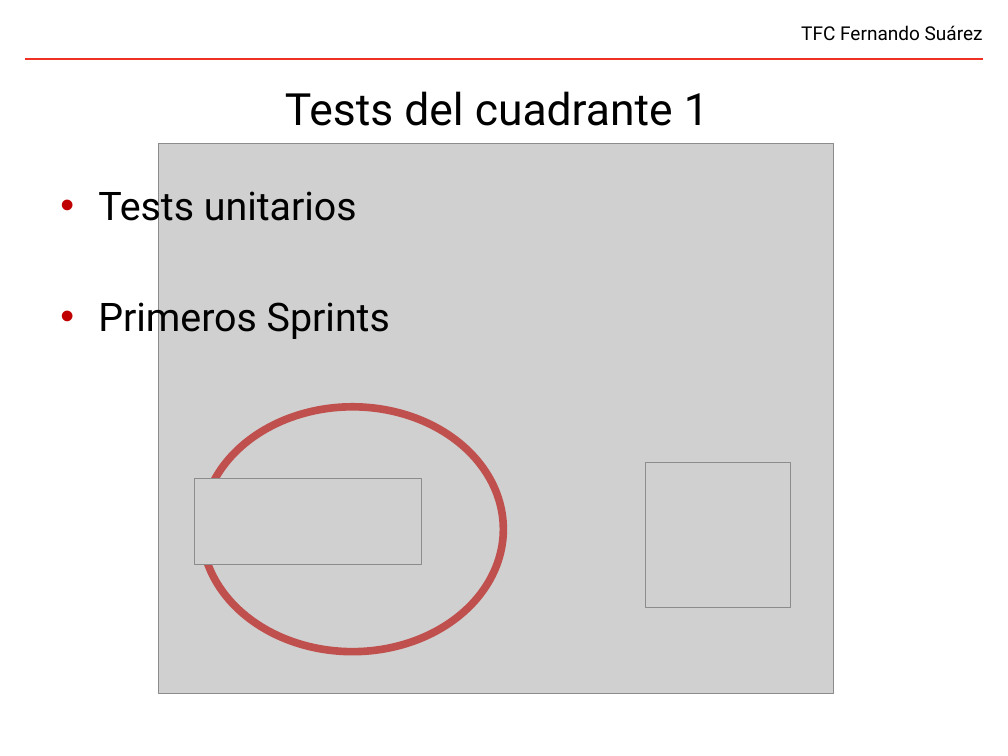
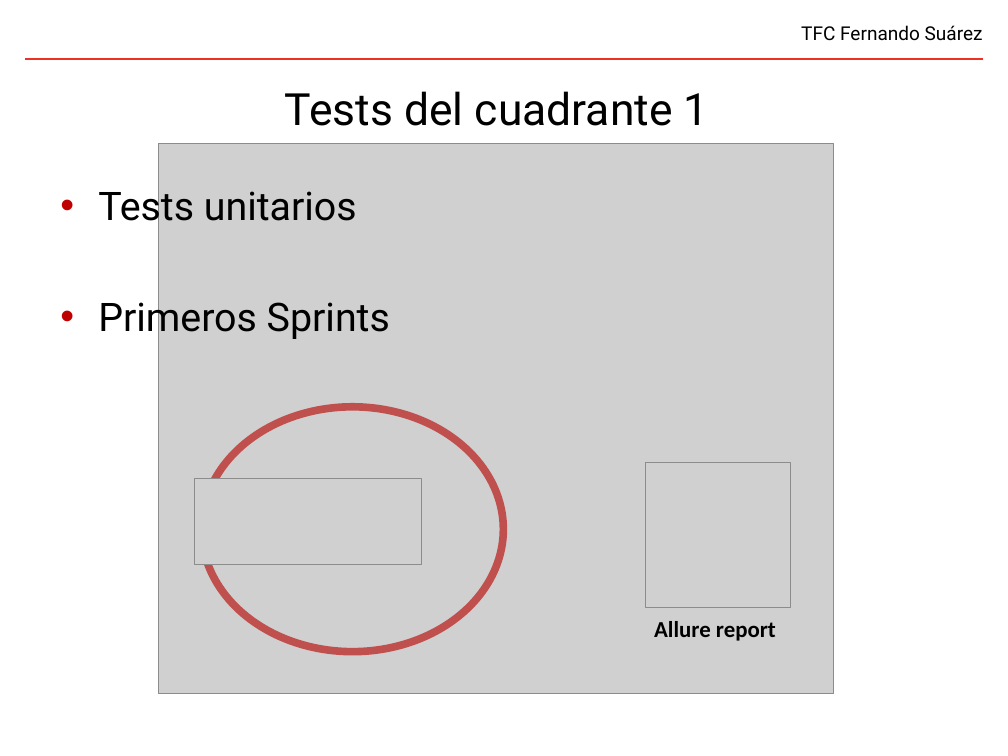
Before and after one commit to fsuarezj/toolBuilder-portlet, a slide deck: slide 9 of doc/presentation/presentacion.pptx. Drawn at 1008x756 pixels with LibreOffice and Linux fonts; fonts in the diff are those of the drawing; grey boxes stand for pictures; background and template pictures are left out. Boxes give left, top, right and bottom in pixels: in the first picture for what was removed or moved away, otherwise in the second. Text is boxed around its words. In the diff, an @@ line names an element or a change of style, - is before the commit and + after.

```diff
--- a/doc/presentation/presentacion.pptx
+++ b/doc/presentation/presentacion.pptx
@@ text added at box(654, 621, 776, 641), 18 pt, text #000000, bold @@
+Allure report
```
Also in this commit, not shown: 6 other slides changed.
